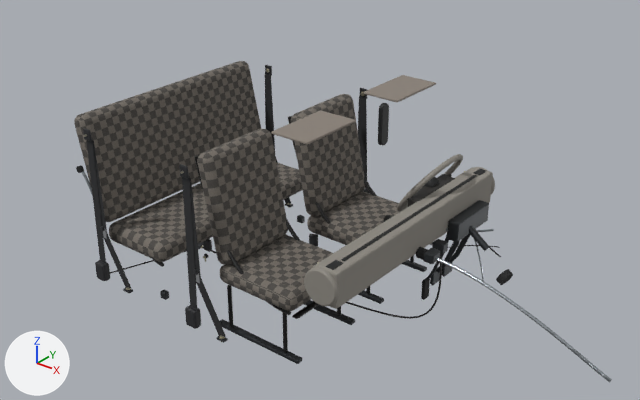
The glTF model models/interieur.glb as it was, and as the next commit left it.
Rendered twice from a camera (50 mm lens) standing at (2.52, -3.12, 2.85) and looking at (0.06, -0.03, 0.94). Arrows for +X, +Y and +Z are at lower left; the lights stay in place. The picture after the commit comes second. Where no turn or scale is listed for an object, it has been applied to the vertices.

Names of what the first picture shows: 'banquette.tissu-siege', 'ceintures.plastique-ceinture', 'ceintures.sangle', 'levier-vitesses.acier', 'pedalier.acier-noirci', 'planche-bord.noir', 'planche-bord.pare-soleil', 'planche-bord.planche', 'sieges-av.acier-noirci.001', 'sieges-av.tissu-siege', 'sieges-av.tissu-siege.001', 'sieges-av.tube-siege.001' and 19 more.
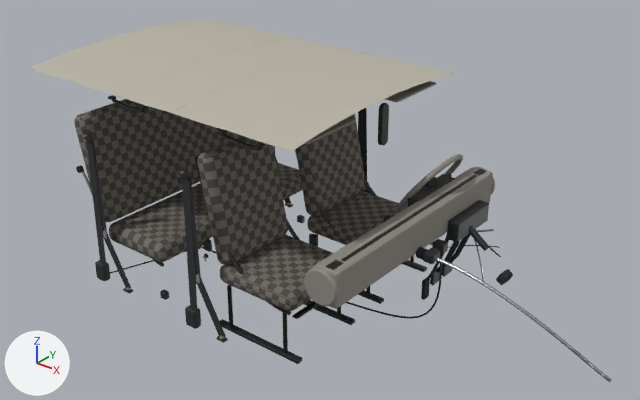
Pixel boxes (x1, y1, x2, y2) of what changed, in the pictures (640 x 400 px):
'garnitures.ciel-pavillon', added
    after: (30, 18, 458, 151)
'garnitures.noir', added
    after: (108, 95, 265, 150)
'planche-bord.pare-soleil', unchanged, covered by the edit
    before: (271, 75, 436, 145)
    after: (304, 81, 436, 145)

The change, as a list of edits to the scene's bpy script:
```text
Add mat_ciel_pavillon:
    mat_ciel_pavillon = principled_material('ciel-pavillon')
    mat_ciel_pavillon.base_color = (0.485, 0.451, 0.381)  # grey #b9b3a6
    mat_ciel_pavillon.roughness = 0.95
Add me_garnitures_noir:
    me_garnitures_noir.from_pydata(...)  # 768 vertices, 1500 faces; spans x -0.745..0.225, y -0.635..0.635, z 1.411..1.461
    me_garnitures_noir.materials.append(mat_noir)  # black #1b1c1d
Add me_garnitures_ciel_pavillon:
    me_garnitures_ciel_pavillon.from_pydata(...)  # 1961 vertices, 3824 faces; spans x -1.35..0.4, y -0.64..0.64, z 1.48..1.53
    me_garnitures_ciel_pavillon.materials.append(mat_ciel_pavillon)  # grey #b9b3a6
Add ob_garnitures_noir:
    ob_garnitures_noir = bpy.data.objects.new('garnitures.noir', me_garnitures_noir)
    ob_garnitures_noir.location = (0.0, 0.0, 0.0)
Add ob_garnitures_ciel_pavillon:
    ob_garnitures_ciel_pavillon = bpy.data.objects.new('garnitures.ciel-pavillon', me_garnitures_ciel_pavillon)
    ob_garnitures_ciel_pavillon.location = (0.0, 0.0, 0.0)
```
